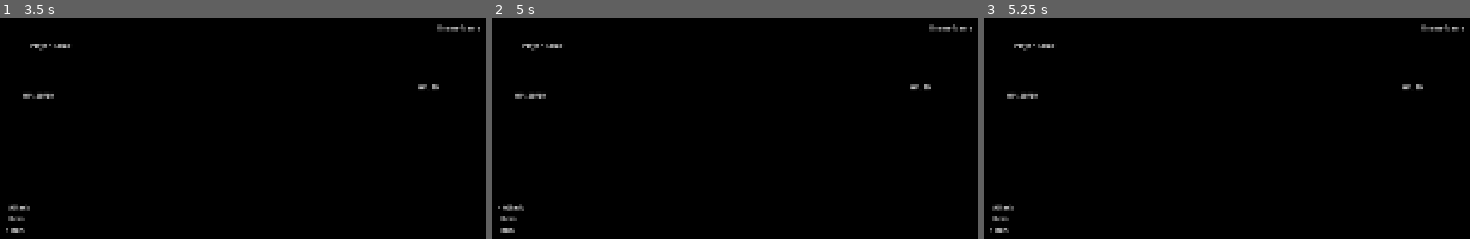
Above: before the commit, frames 1-3 (left to right).
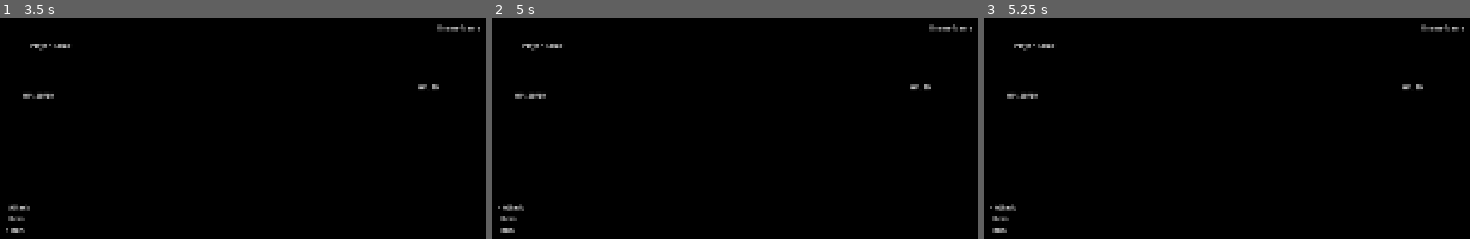
Above: after the commit, the same moments.

Repository: etper/pimpek-rpg-game
Game: Godot game, scene res://scenes/battle.tscn
Two runs of this game, one before a commit and one after it. Both use one fixed random seed, a clock stepped at 60 frames per second and the inputs below. This scene is started directly instead of the project's main scene.
Inputs:
- Up to frame 1 (3.5 s): tap Enter at 0.5, 2 s; hold W (move_up) 0.53-2.03 s; tap Z (interact) at 0.6, 1.35, 2.3, 2.85 s; tap Space at 1.25, 2.75 s; hold Shift (sprint) 2.03-2.78 s; hold A (move_left) from 2.03 s (still down)
- Up to frame 2 (5 s): tap Enter at 3.5 s; release A (move_left) at 3.53 s; hold S (move_down) 3.53-4.28 s; tap Z (interact) at 3.6, 4.55 s; tap Space at 4.25 s; hold D (move_right) from 4.28 s (still down); tap Shift (sprint) at 4.35 s
- Up to frame 3 (5.25 s): release D (move_right) at 5.03 s; hold W (move_up) from 5.03 s (still down); tap Z (interact) at 5.1 s

Frames 1-2 are identical in both runs. In frame 3, 0.2% of the frame differs, in the area x 1-7%, y 84-98%.
Error before the commit: Invalid access to property or key 'hp' on a base object of type 'Nil'. (res://scenes/battle.gd:58)
Error after the commit: Invalid access to property or key 'hp' on a base object of type 'Nil'. (res://scenes/battle.gd:65)

Commit message:
battle milestone 5

Diff:
--- a/scenes/battle.gd
+++ b/scenes/battle.gd
@@ -7,6 +7,8 @@
 ]
 
 @onready var hp_label = $HPLabel
+
+var player_turn := true
 
 @onready var enemy_hp_label = $EnemyHPLabel
 
@@ -18,6 +20,10 @@
 	update_enemy_hp()
 
 func _unhandled_input(event):
+
+	if !player_turn:
+		return
+
 	if Input.is_action_just_pressed("move_down"):
 		selected = (selected + 1) % menu_labels.size()
 		update_menu()
@@ -42,6 +48,7 @@
 func choose_option():
 	match selected:
 		0:
+			player_turn = false
 			attack_enemy()
 		1:
 			print("Item")
@@ -76,3 +83,28 @@
 	if enemy.hp <= 0:
 		print("Enemy defeated!")
 		BattleManager.end_battle()
+		return
+
+	await get_tree().create_timer(0.5).timeout
+	enemy_attack()
+
+func enemy_attack():
+	var player = PlayerStats.stats
+	var enemy = BattleManager.enemy_stats
+
+	var damage = max(enemy.attack - player.defense, 1)
+
+	player.hp -= damage
+	player.hp = max(player.hp, 0)
+
+	update_hp()
+
+	print("Enemy dealt %d damage!" % damage)
+
+	if player.hp <= 0:
+		print("Player defeated!")
+		BattleManager.end_battle()
+
+
+	if player.hp > 0:
+		player_turn = true
